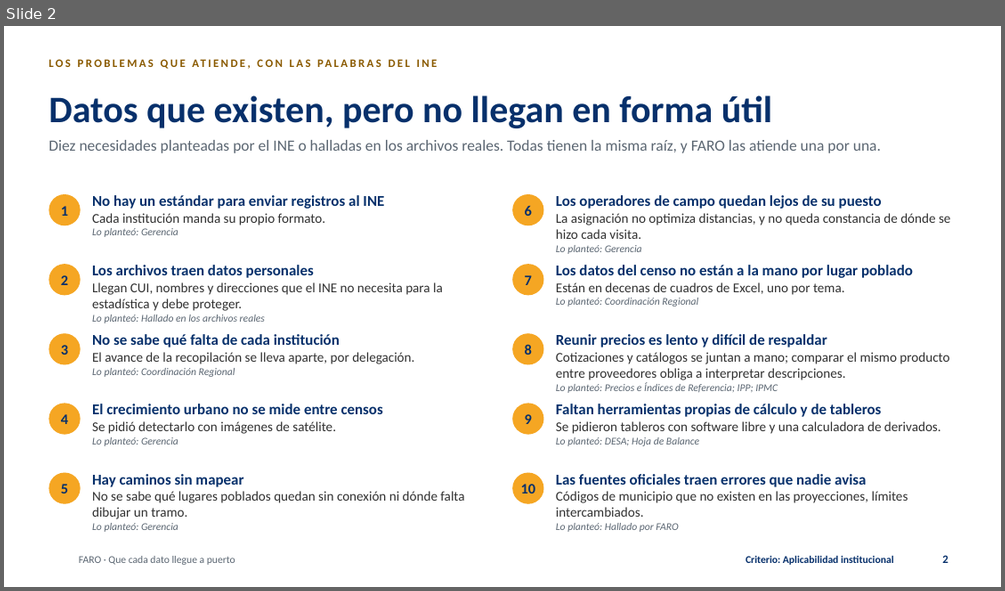
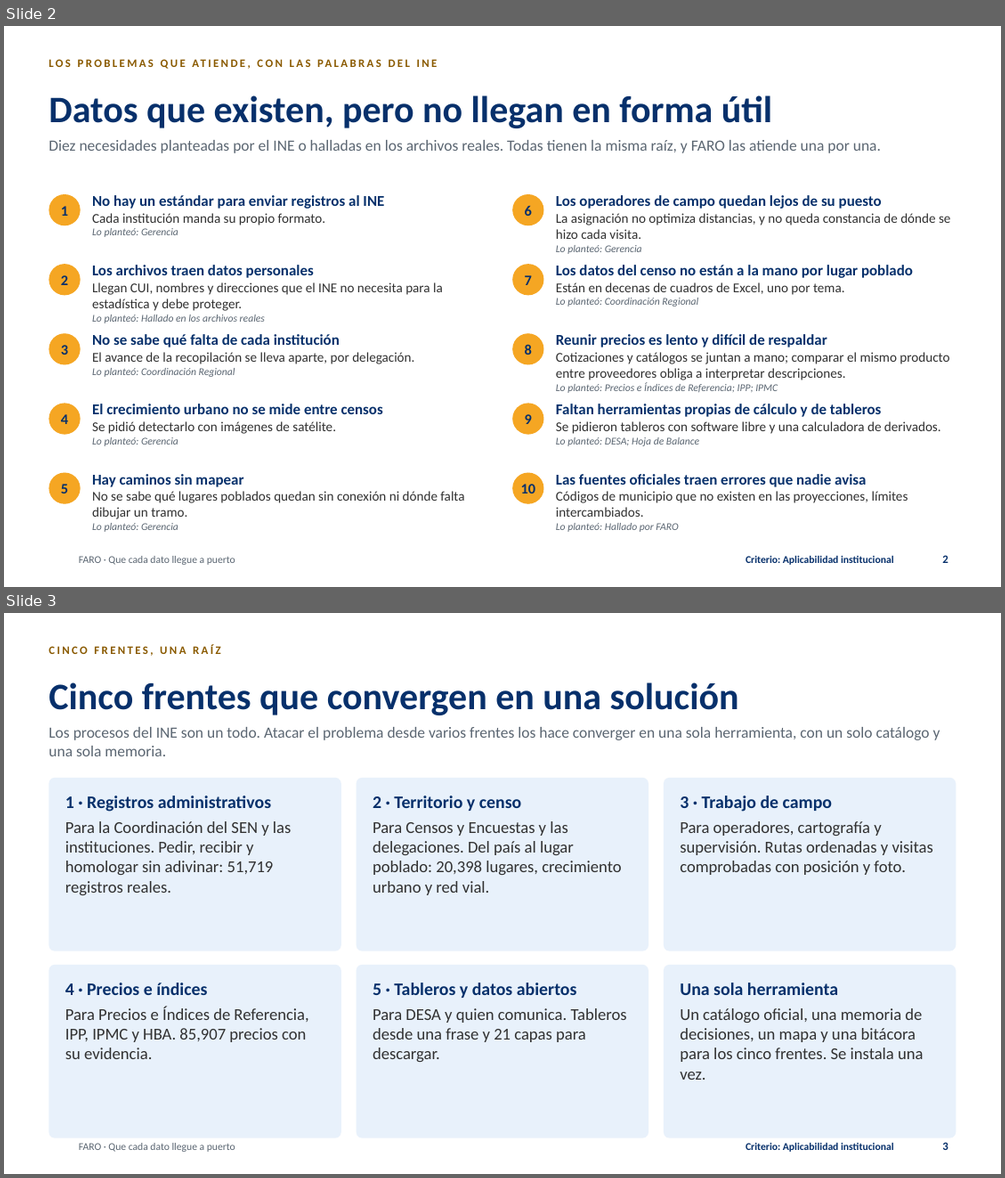
Before and after one commit to tono88/faro-ine-2026, a slide deck: entregables/FARO-presentacion.pptx. Shown one above the other, each under a label of ours: slide 2 before the commit, slides 2 and 3 after it. The pictures are 1005x591 and 1005x1178 pixels, drawn with LibreOffice and Linux fonts; fonts in the diff are those of the drawing; background and template pictures are left out. Boxes give left, top, right and bottom in pixels: in the first picture for what was removed or moved away, otherwise in the second. Text is boxed around its words. In the diff, an @@ line names an element or a change of style, - is before the commit and + after.

```diff
--- a/entregables/FARO-presentacion.pptx
+++ b/entregables/FARO-presentacion.pptx
@@ slide 3 added at (x1=4, y1=613, x2=1001, y2=1174), background #FFFFFF; not listed: 1 template element that a slide beside it also shows @@
@@ text added at (x1=48, y1=644, x2=221, y2=656), 11 pt, text #8A5A00, bold @@
+CINCO FRENTES, UNA RAÍZ
@@ title added at (x1=48, y1=682, x2=739, y2=715), 36 pt, text #07306B, bold @@
+Cinco frentes que convergen en una solución
@@ text added at (x1=48, y1=727, x2=940, y2=756), 15 pt, text #5B6672 @@
+Los procesos del INE son un todo. Atacar el problema desde varios frentes los hace converger en una sola herramienta, con un solo catálogo y una sola memoria.
@@ rounded rectangle added at (x1=48, y1=778, x2=341, y2=951), fill #E8F1FB @@
@@ text added at (x1=65, y1=795, x2=291, y2=895), 16 pt, text #313131 @@
+1 · Registros administrativos
+Para la Coordinación del SEN y las instituciones. Pedir, recibir y homologar sin adivinar: 51,719 registros reales.
@@ rounded rectangle added at (x1=356, y1=778, x2=648, y2=951), fill #E8F1FB @@
@@ text added at (x1=372, y1=795, x2=621, y2=895), 16 pt, text #313131 @@
+2 · Territorio y censo
+Para Censos y Encuestas y las delegaciones. Del país al lugar poblado: 20,398 lugares, crecimiento urbano y red vial.
@@ rounded rectangle added at (x1=663, y1=778, x2=956, y2=951), fill #E8F1FB @@
@@ text added at (x1=680, y1=795, x2=933, y2=875), 16 pt, text #313131 @@
+3 · Trabajo de campo
+Para operadores, cartografía y supervisión. Rutas ordenadas y visitas comprobadas con posición y foto.
@@ rounded rectangle added at (x1=48, y1=965, x2=341, y2=1138), fill #E8F1FB @@
@@ text added at (x1=65, y1=982, x2=308, y2=1059), 16 pt, text #313131 @@
+4 · Precios e índices
+Para Precios e Índices de Referencia, IPP, IPMC y HBA. 85,907 precios con su evidencia.
@@ rounded rectangle added at (x1=356, y1=965, x2=648, y2=1138), fill #E8F1FB @@
@@ text added at (x1=372, y1=982, x2=627, y2=1062), 16 pt, text #313131 @@
+5 · Tableros y datos abiertos
+Para DESA y quien comunica. Tableros desde una frase y 21 capas para descargar.
@@ rounded rectangle added at (x1=663, y1=965, x2=956, y2=1138), fill #E8F1FB @@
@@ text added at (x1=680, y1=982, x2=922, y2=1079), 16 pt, text #313131 @@
+Una sola herramienta
+Un catálogo oficial, una memoria de decisiones, un mapa y una bitácora para los cinco frentes. Se instala una vez.
@@ text added at (x1=745, y1=1142, x2=894, y2=1151), 10 pt, text #07306B, bold @@
+Criterio: Aplicabilidad institucional
@@ page number added at (x1=942, y1=1142, x2=947, y2=1150), 11 pt, text #07306B, bold @@
+3
```
Also in this commit, not shown: 9 slides changed, 2 other slides added, 22 other files.
